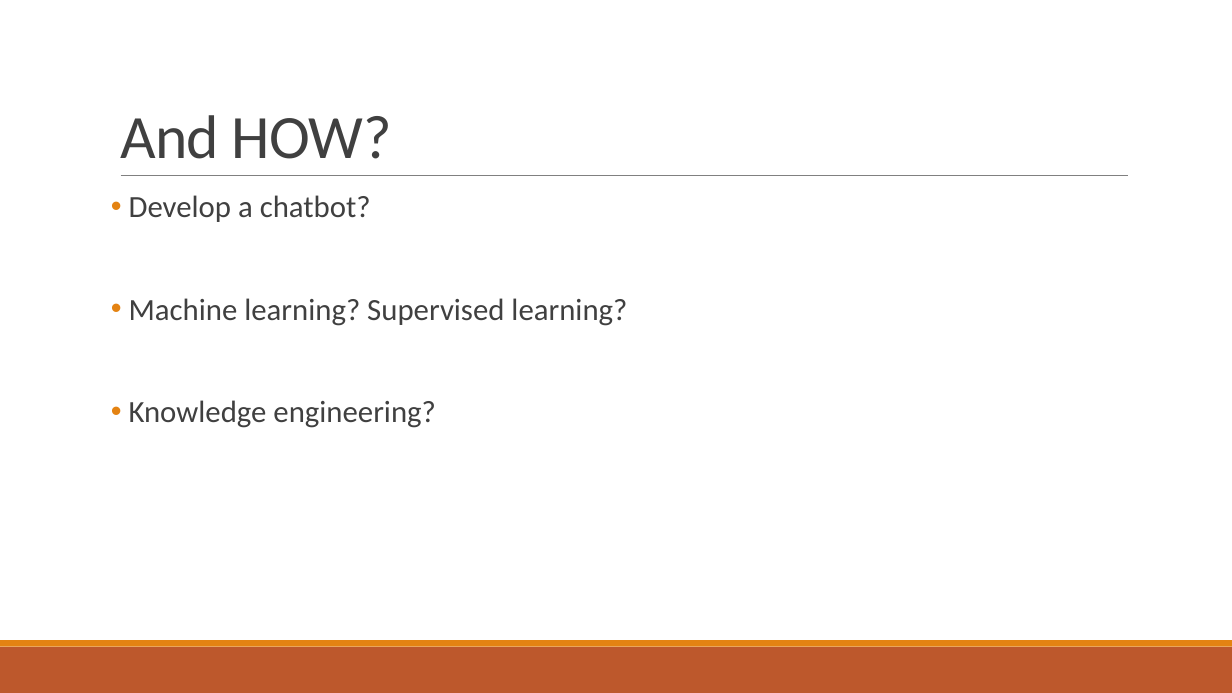
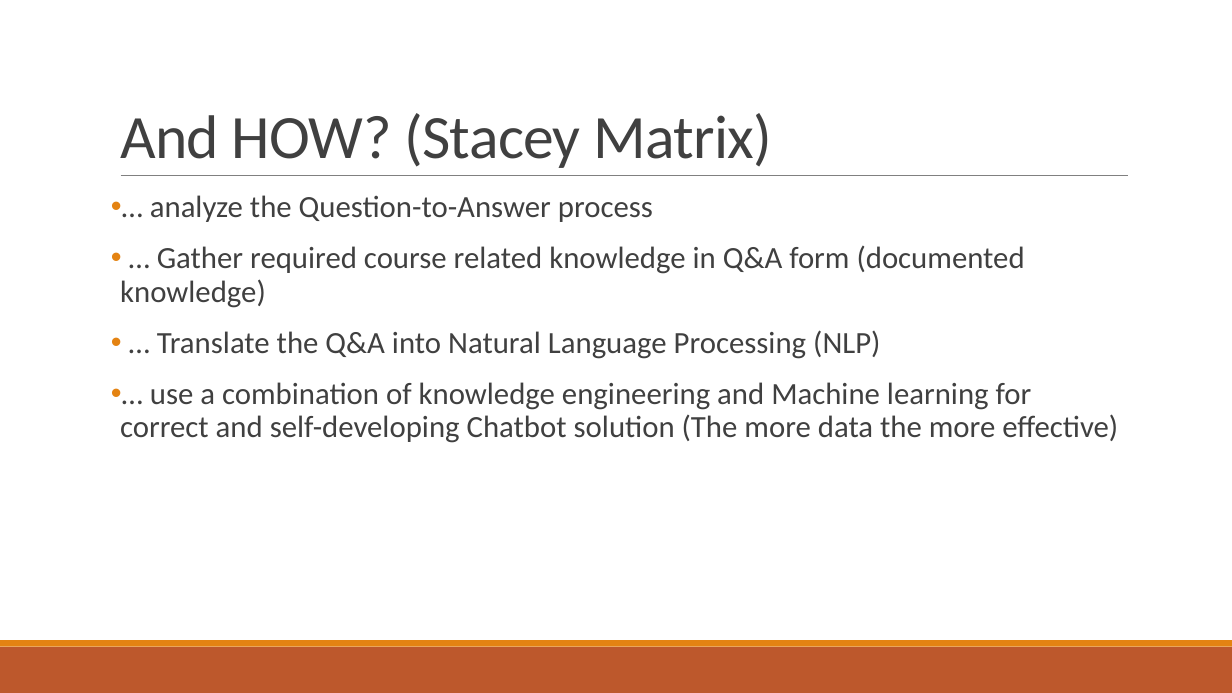
Before and after one commit to AgileBusinessAnalysis/05__TEAM, a slide deck: slide 6 of Prep Pitch.pptx (slide 7 before the commit). Drawn at 1232x693 pixels with LibreOffice and Linux fonts; fonts in the diff are those of the drawing. Boxes give left, top, right and bottom in pixels: in the first picture for what was removed or moved away, otherwise in the second. Text is boxed around its words. In the diff, an @@ line names an element or a change of style, - is before the commit and + after.

```diff
--- a/Prep Pitch.pptx
+++ b/Prep Pitch.pptx
@@ title at (120,113,772,168): text changed @@
-And HOW?
+And HOW? (Stacey Matrix)
@@ text at (120,195,1118,443): text changed @@
-• Develop a chatbot?
-• Machine learning? Supervised learning?
-• Knowledge engineering?
+• … analyze the Question-to-Answer process
+• … Gather required course related knowledge in Q&A form (documented knowledge)
+• … Translate the Q&A into Natural Language Processing (NLP)
+• … use a combination of knowledge engineering and Machine learning for correct and self-developing Chatbot solution (The more data the more effective)
```
Also in this commit, not shown: 5 other slides changed, 1 slide removed.
